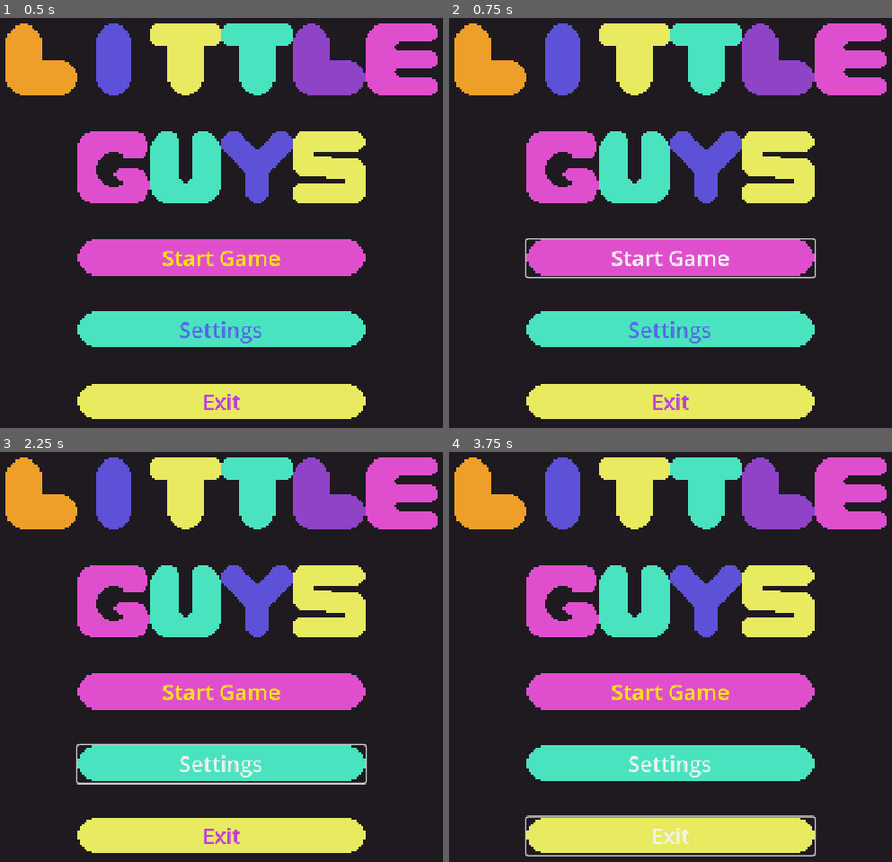
Above: before the commit, frames 1-4 (two rows, left to right).
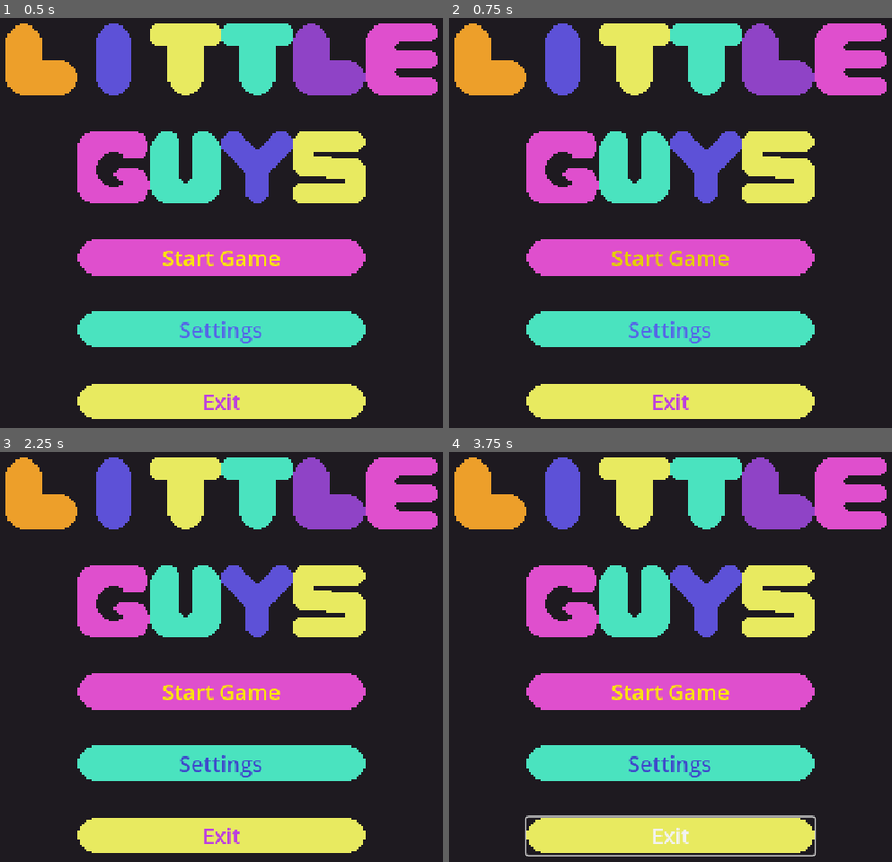
Above: after the commit, the same moments.

Repository: KupaJablek/little_guys
Game: Godot game, scene res://ui/main_menu/main_menu.tscn
Two runs of this game, one before a commit and one after it. Both use one fixed random seed, a clock stepped at 60 frames per second and the inputs below.
Inputs:
- Up to frame 1 (0.5 s): no input
- Up to frame 2 (0.75 s): click "Start Game" at 0.5 s
- Up to frame 3 (2.25 s): click "Start Game" at 1.25 s; click "Settings" at 2 s
- Up to frame 4 (3.75 s): hold Right (move_right) 2.78-3.53 s; hold Down (move_down) from 3.53 s (still down)

Frame 1 is identical in both runs. In frame 2, 1.1% of the frame differs, in the area x 17-83%, y 53-64%; in frame 3, 1.1%, in the area x 17-83%, y 71-82%; in frame 4, 0.3%.

Commit message:
Fixed missing script and added polish

Diff:
--- a/ui/main_menu/main_menu.tscn
+++ b/ui/main_menu/main_menu.tscn
@@ -1,8 +1,11 @@
-[gd_scene load_steps=4 format=3 uid="uid://b7l5l81klp00s"]
+[gd_scene load_steps=5 format=3 uid="uid://b7l5l81klp00s"]
 
 [ext_resource type="Script" uid="uid://b0tlyb7lk1mxk" path="res://ui/main_menu/main_menu.gd" id="1_3fvnl"]
 [ext_resource type="Texture2D" uid="uid://b058up1ew56pe" path="res://resources/UI/title_screen.png" id="1_sy8v2"]
-[ext_resource type="Script" uid="uid://dgn4sd5sf30oe" path="res://ui/main_menu/exit_button.gd" id="3_omy8q"]
+
+[sub_resource type="StyleBoxEmpty" id="StyleBoxEmpty_mu8pm"]
+
+[sub_resource type="StyleBoxEmpty" id="StyleBoxEmpty_omy8q"]
 
 [node name="MainMenu" type="Control"]
 layout_mode = 3
@@ -30,8 +33,11 @@
 offset_top = 336.0
 offset_right = 671.0
 offset_bottom = 384.0
+mouse_default_cursor_shape = 2
+theme_override_colors/font_hover_color = Color(0.896695, 0.817237, 0.00609797, 1)
 theme_override_colors/font_color = Color(0.984314, 0.898039, 0.0392157, 1)
 theme_override_font_sizes/font_size = 29
+theme_override_styles/focus = SubResource("StyleBoxEmpty_mu8pm")
 action_mode = 0
 text = "Start Game"
 flat = true
@@ -43,8 +49,11 @@
 offset_top = 432.0
 offset_right = 671.0
 offset_bottom = 480.0
+mouse_default_cursor_shape = 2
+theme_override_colors/font_hover_color = Color(0.242472, 0.285814, 0.792767, 1)
 theme_override_colors/font_color = Color(0.330204, 0.401329, 0.903941, 1)
 theme_override_font_sizes/font_size = 29
+theme_override_styles/focus = SubResource("StyleBoxEmpty_omy8q")
 action_mode = 0
 text = "Settings"
 flat = true
@@ -56,12 +65,13 @@
 offset_top = 528.0
 offset_right = 671.0
 offset_bottom = 576.0
+mouse_default_cursor_shape = 2
+theme_override_colors/font_hover_color = Color(0.574014, 0.118778, 0.692923, 1)
 theme_override_colors/font_color = Color(0.739177, 0.248432, 0.875023, 1)
 theme_override_font_sizes/font_size = 29
 action_mode = 0
 text = "Exit"
 flat = true
-script = ExtResource("3_omy8q")
 
 [connection signal="pressed" from="start_button" to="." method="_on_start_button_pressed"]
 [connection signal="pressed" from="settings_button" to="." method="_on_settings_button_pressed"]
